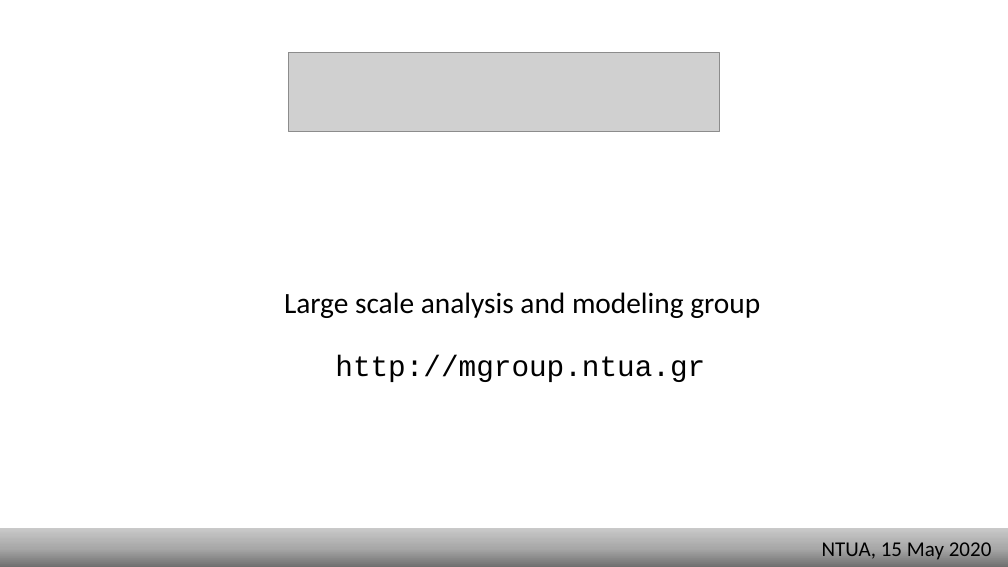
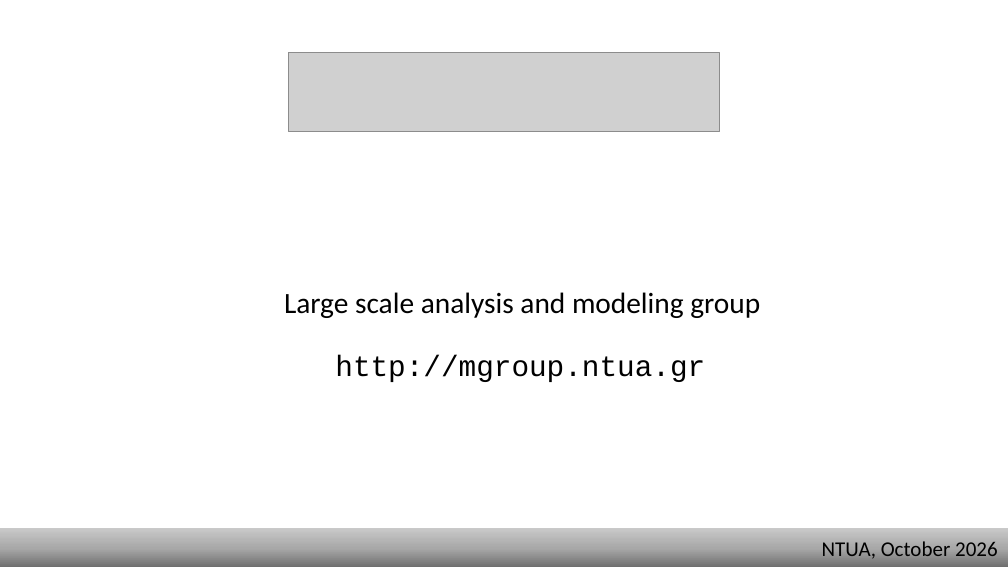
Before and after one commit to mgroupntua/LinearAlgebraCSharpMpi, a slide deck: slide 1 of documentation/Presentation 2 - distributed linear algebra.pptx. Drawn at 1008x567 pixels with LibreOffice and Linux fonts; fonts in the diff are those of the drawing; grey boxes stand for pictures; background and template pictures are left out. Boxes give left, top, right and bottom in pixels: in the first picture for what was removed or moved away, otherwise in the second. Text is boxed around its words. In the diff, an @@ line names an element or a change of style, - is before the commit and + after.

```diff
--- a/documentation/Presentation 2 - distributed linear algebra.pptx
+++ b/documentation/Presentation 2 - distributed linear algebra.pptx
@@ text at [822, 541, 998, 559]: text changed @@
-NTUA, 15 May 2020
+NTUA, October 2026
```
Also in this commit, not shown: 15 other files.
